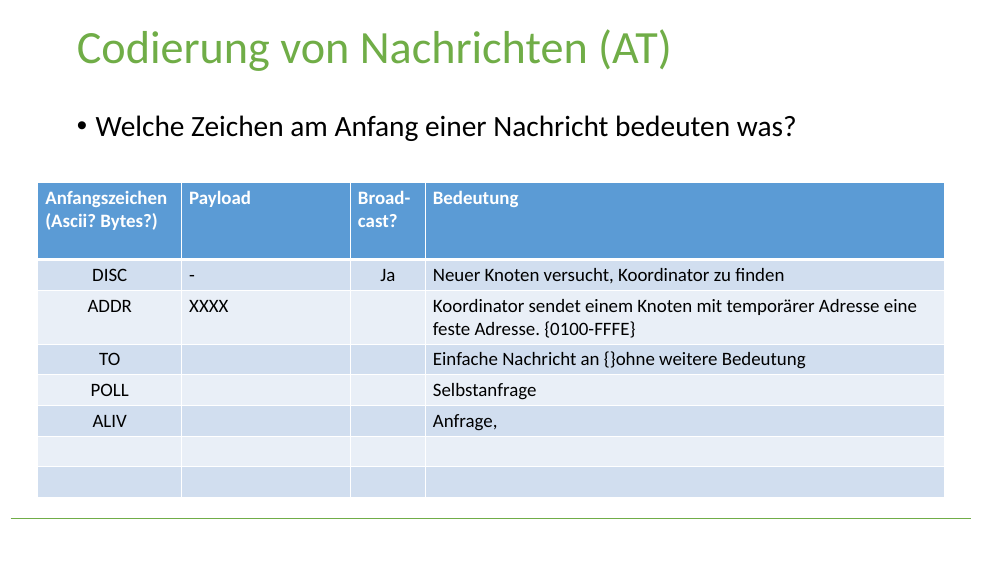
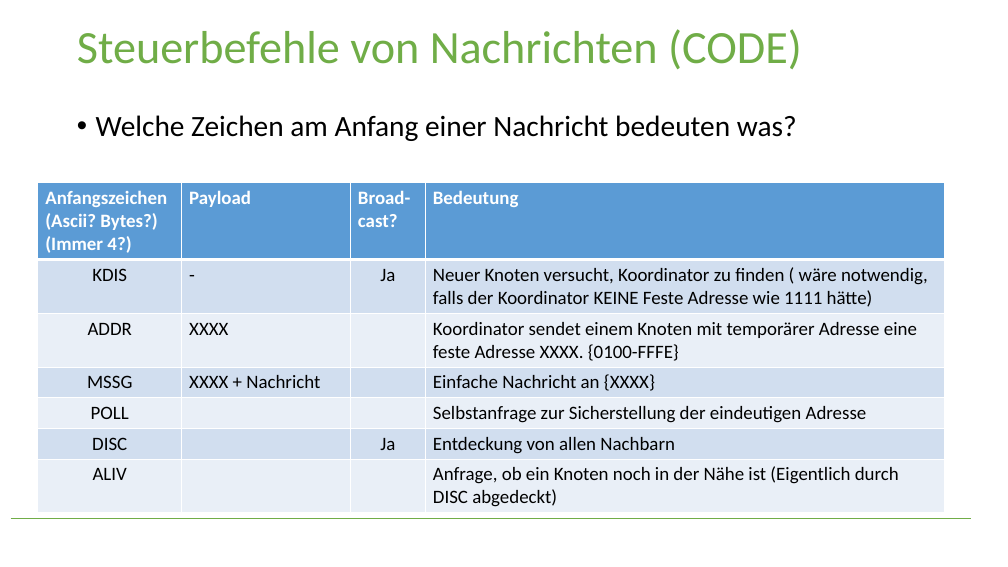
Before and after one commit to HTW-LowRateNet/Protocol, a slide deck: slide 11 of Protokoll für Multihop-Netzwerk.pptx (slide 10 before the commit). Drawn at 1008x567 pixels with LibreOffice and Linux fonts; fonts in the diff are those of the drawing. Boxes give left, top, right and bottom in pixels: in the first picture for what was removed or moved away, otherwise in the second. Text is boxed around its words. In the diff, an @@ line names an element or a change of style, - is before the commit and + after.

Commit message:
small changes

```diff
--- a/Protokoll für Multihop-Netzwerk.pptx
+++ b/Protokoll für Multihop-Netzwerk.pptx
@@ title at box(77, 29, 802, 69): text changed @@
-Codierung von Nachrichten (AT)
+Steuerbefehle von Nachrichten (CODE)
@@ table at box(38, 183, 944, 511) @@
-row 1: Anfangszeichen (Ascii? Bytes?) | Payload | Broad- cast? | Bedeutung
-row 2: DISC | - | Ja | Neuer Knoten versucht, Koordinator zu finden
-row 3: ADDR | XXXX |  | Koordinator sendet einem Knoten mit temporärer Adresse eine feste Adresse. {0100-FFFE}
-row 4: TO |  |  | Einfache Nachricht an {}ohne weitere Bedeutung
-row 5: POLL |  |  | Selbstanfrage
-row 6: ALIV |  |  | Anfrage,
-row 7:  |  |  | 
-row 8:  |  |  | 
+row 1: Anfangszeichen (Ascii? Bytes?) (Immer 4?) | Payload | Broad- cast? | Bedeutung
+row 2: KDIS | - | Ja | Neuer Knoten versucht, Koordinator zu finden ( wäre notwendig, falls der Koordinator KEINE Feste Adresse wie 1111 hätte)
+row 3: ADDR | XXXX |  | Koordinator sendet einem Knoten mit temporärer Adresse eine feste Adresse XXXX. {0100-FFFE}
+row 4: MSSG | XXXX + Nachricht |  | Einfache Nachricht an {XXXX}
+row 5: POLL |  |  | Selbstanfrage zur Sicherstellung der eindeutigen Adresse
+row 6: DISC |  | Ja | Entdeckung von allen Nachbarn
+row 7: ALIV |  |  | Anfrage, ob ein Knoten noch in der Nähe ist (Eigentlich durch DISC abgedeckt)
```
Also in this commit, not shown: 2 other slides changed, 1 slide added.
